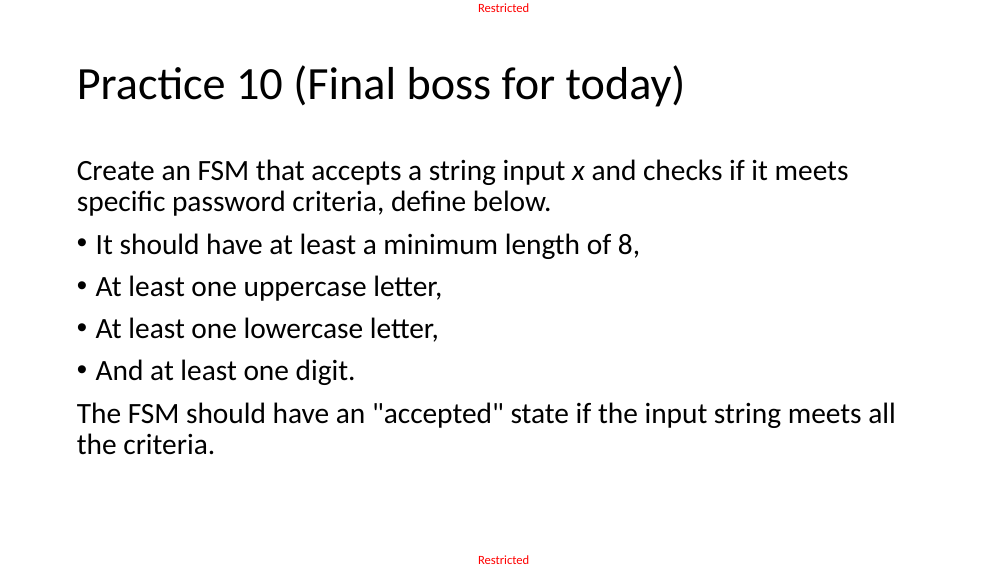
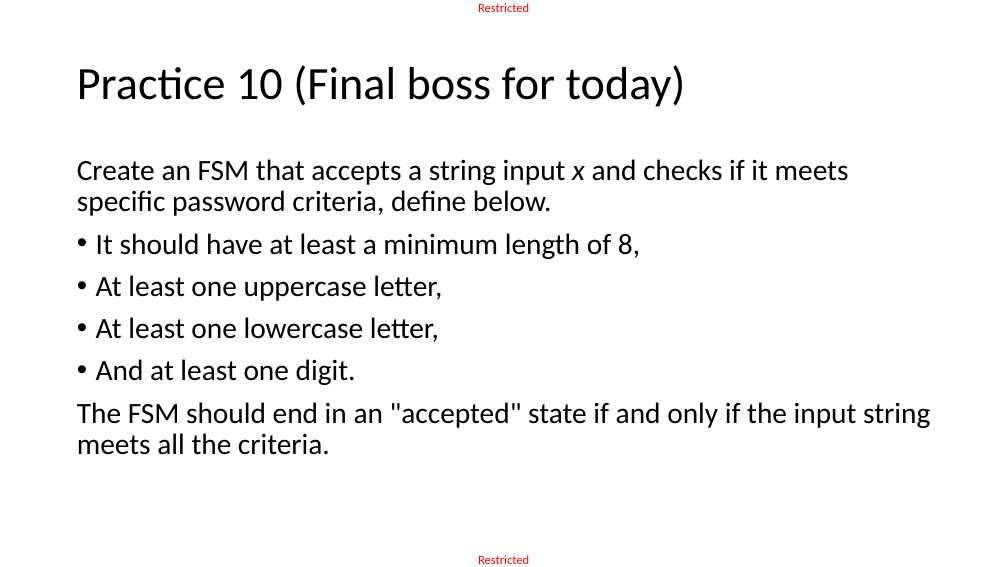
Before and after one commit to matthieudemari/SUTD_PLC_50_051, a slide deck: slide 53 of W8/W8S3/W8S3.pptx. Drawn at 1008x567 pixels with LibreOffice and Linux fonts; fonts in the diff are those of the drawing. Boxes give left, top, right and bottom in pixels: in the first picture for what was removed or moved away, otherwise in the second. Text is boxed around its words. In the diff, an @@ line names an element or a change of style, - is before the commit and + after.

```diff
--- a/W8/W8S3/W8S3.pptx
+++ b/W8/W8S3/W8S3.pptx
@@ text at box(77, 402, 930, 455): text changed @@
-The FSM should have an "accepted" state if the input string meets all the criteria.
+The FSM should end in an "accepted" state if and only if the input string meets all the criteria.
```
Also in this commit, not shown: 2 other slides changed, 1 other file.
